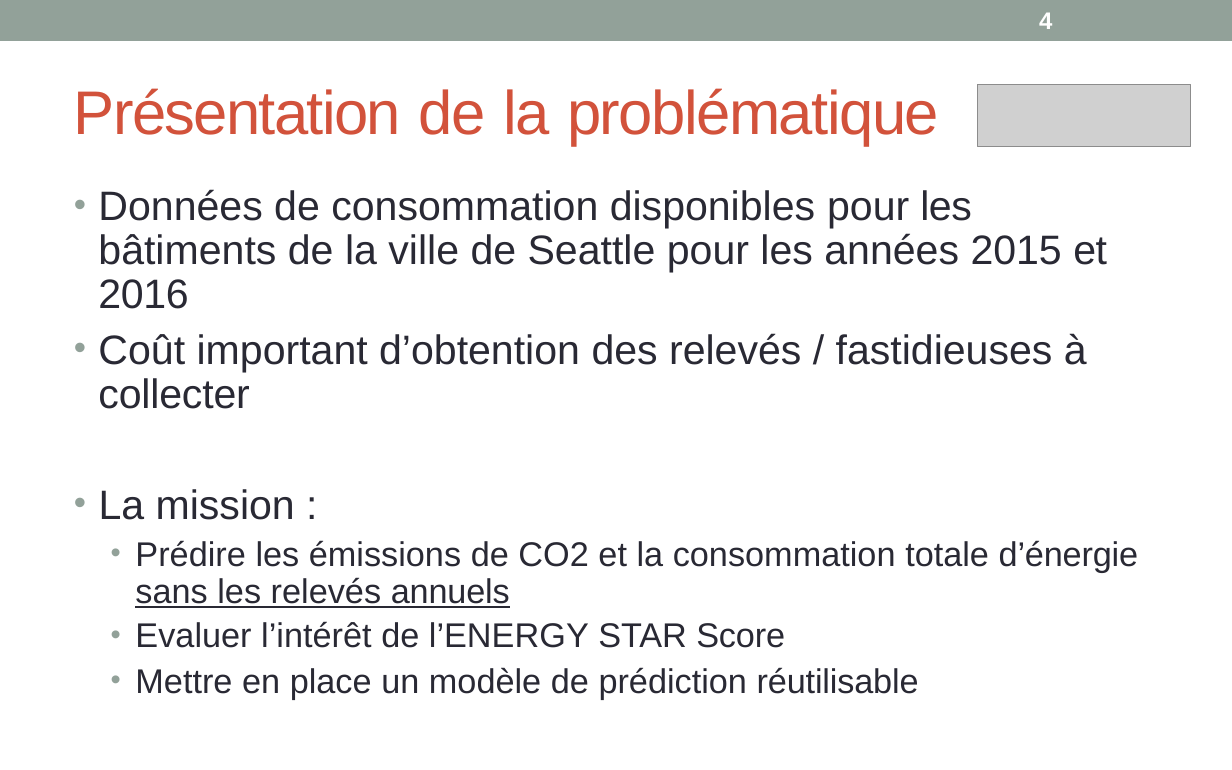
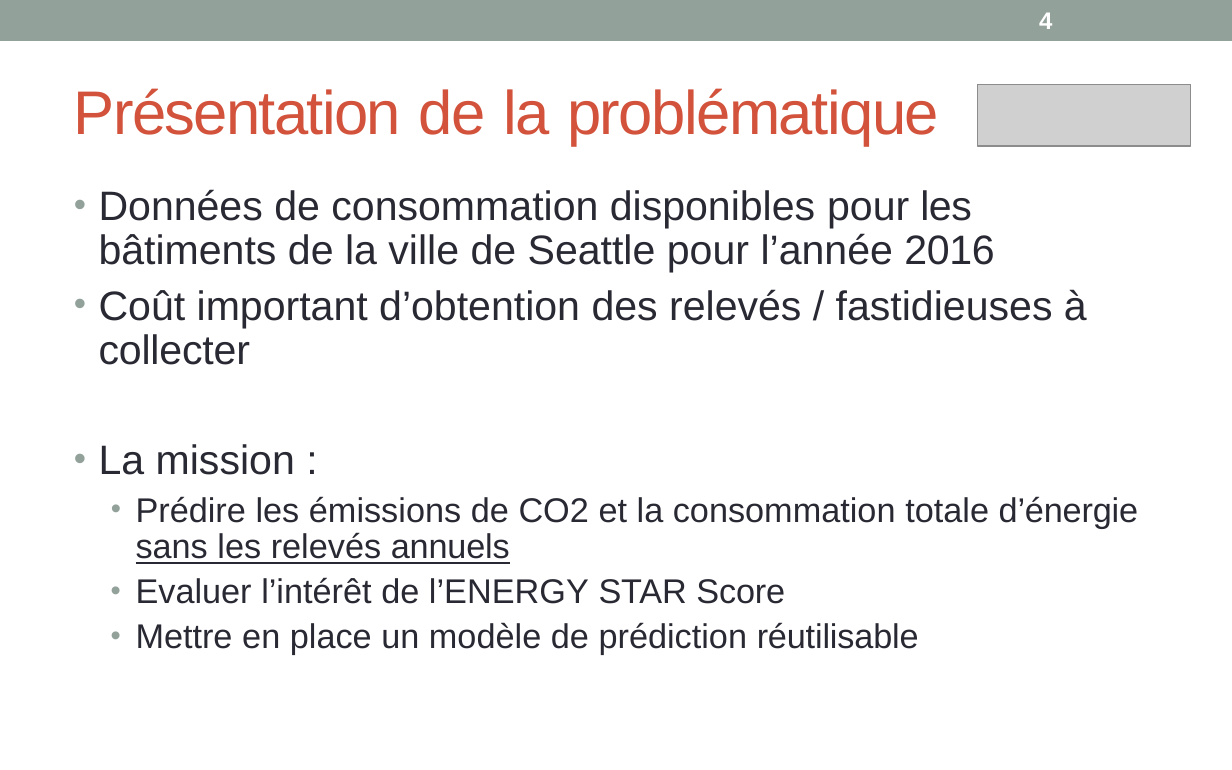
Before and after one commit to wdavid93/OpenClassRoom, a slide deck: slide 4 of Projet_4/soutenance projet 4 _ actualisee .pptx. Drawn at 1232x770 pixels with LibreOffice and Linux fonts; fonts in the diff are those of the drawing; grey boxes stand for pictures. Boxes give left, top, right and bottom in pixels: in the first picture for what was removed or moved away, otherwise in the second. Text is boxed around its words. In the diff, an @@ line names an element or a change of style, - is before the commit and + after.

```diff
--- a/Projet_4/soutenance projet 4 _ actualisee .pptx
+++ b/Projet_4/soutenance projet 4 _ actualisee .pptx
@@ text at box(99, 189, 994, 272): text changed @@
-• Données de consommation disponibles pour les bâtiments de la ville de Seattle pour les années 2015 et 2016
+• Données de consommation disponibles pour les bâtiments de la ville de Seattle pour l’année 2016
```
Also in this commit, not shown: 8 other slides changed, 6 other files.
